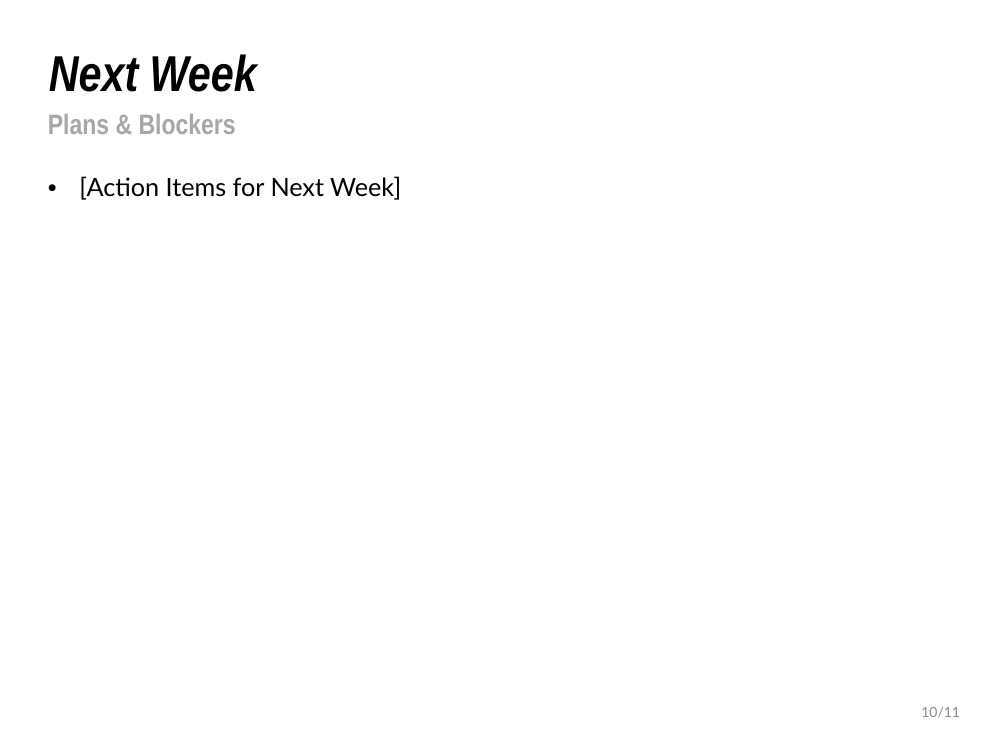
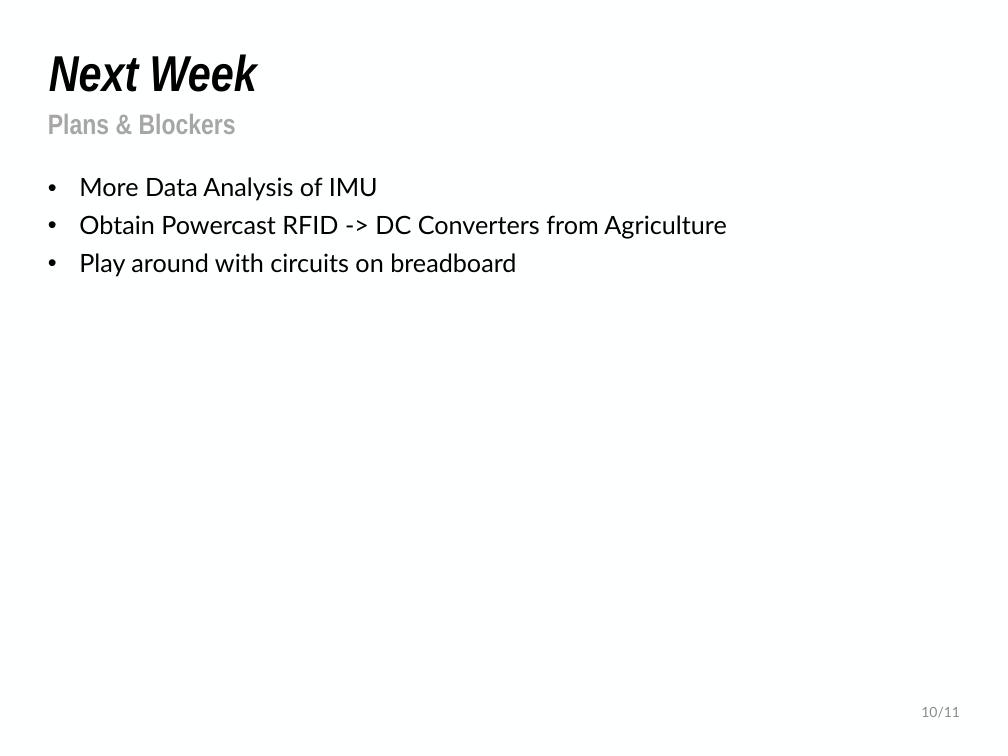
Before and after one commit to NHuang58/Biomedical_Device_PCB, a slide deck: slide 12 of Documentation/Slides/Week_20.pptx (slide 10 before the commit). Drawn at 1008x756 pixels with LibreOffice and Linux fonts; fonts in the diff are those of the drawing; background and template pictures are left out. Boxes give left, top, right and bottom in pixels: in the first picture for what was removed or moved away, otherwise in the second. Text is boxed around its words. In the diff, an @@ line names an element or a change of style, - is before the commit and + after.

Commit message:
Week 4

```diff
--- a/Documentation/Slides/Week_20.pptx
+++ b/Documentation/Slides/Week_20.pptx
@@ text at [79, 177, 726, 277]: text changed @@
-• [Action Items for Next Week]
+• More Data Analysis of IMU
+• Obtain Powercast RFID -> DC Converters from Agriculture
+• Play around with circuits on breadboard
```
Also in this commit, not shown: 6 other slides changed, 3 slides added, 1 slide removed, 6 other files.
